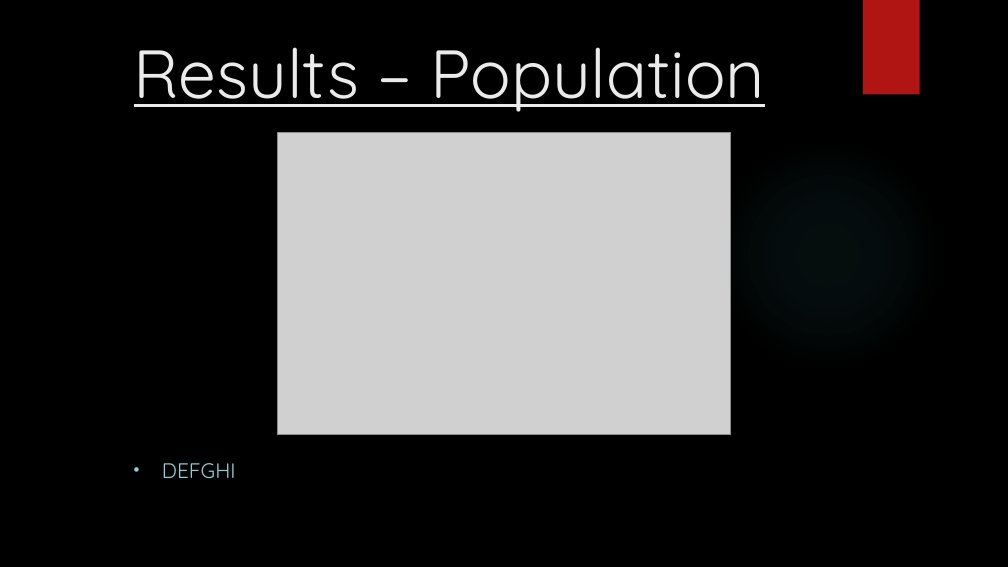
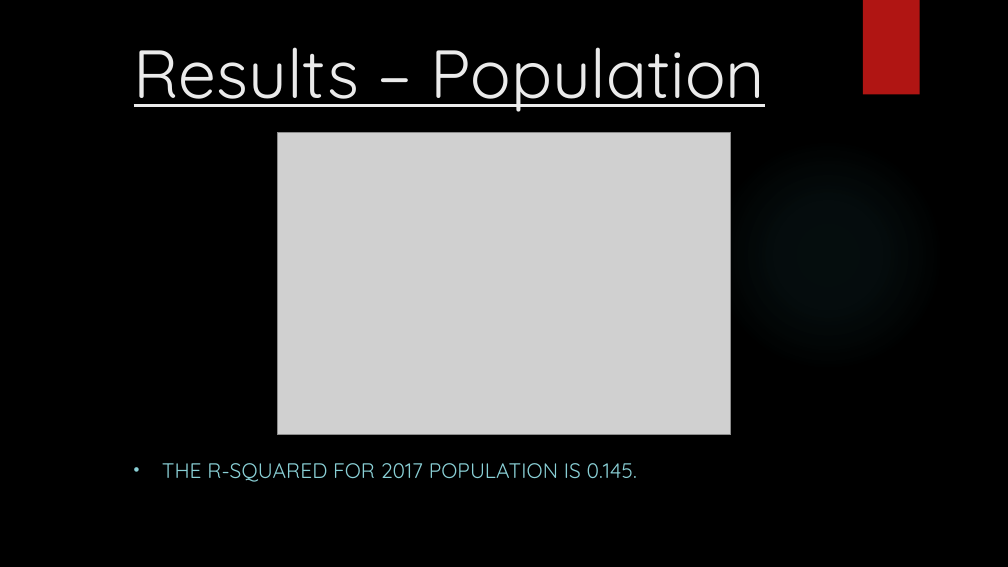
Before and after one commit to Falcon-d/Project-1-Broadband-Access, a slide deck: slide 9 of Project 1 Deck.pptx. Drawn at 1008x567 pixels with LibreOffice and Linux fonts; fonts in the diff are those of the drawing; grey boxes stand for pictures; background and template pictures are left out. Boxes give left, top, right and bottom in pixels: in the first picture for what was removed or moved away, otherwise in the second. Text is boxed around its words. In the diff, an @@ line names an element or a change of style, - is before the commit and + after.

Commit message:
added r-squared values to presentation

```diff
--- a/Project 1 Deck.pptx
+++ b/Project 1 Deck.pptx
@@ subtitle at [162,463,637,482]: text changed @@
-• DEFGHI
+• THE R-SQUARED FOR 2017 POPULATION IS 0.145.
```
Also in this commit, not shown: 11 other slides changed, 1 slide added, 32 other files.
